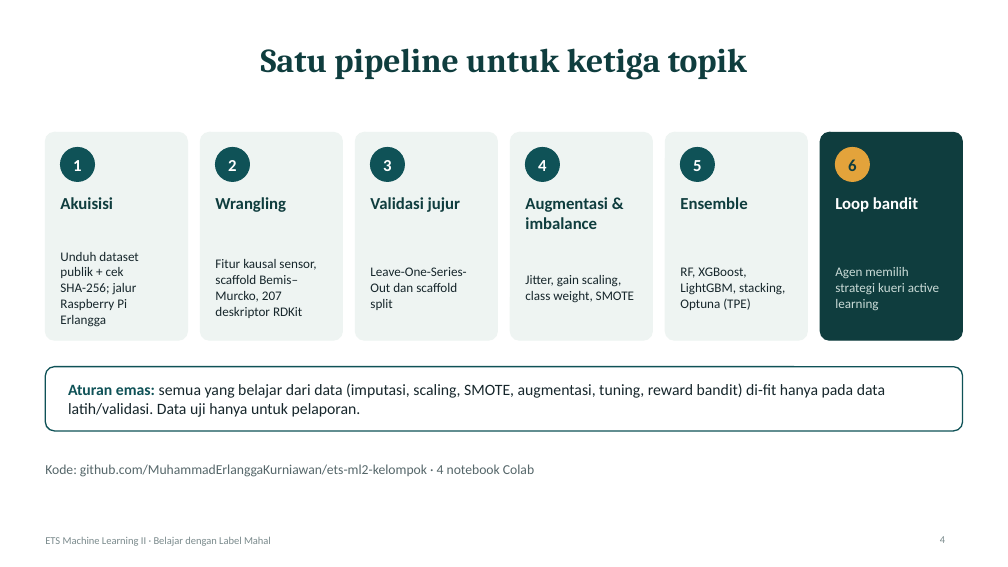
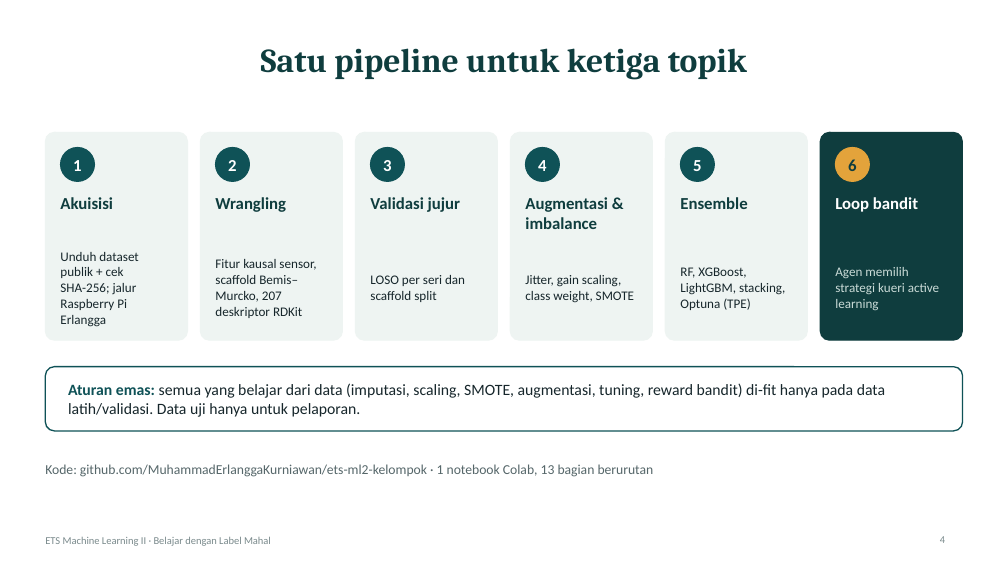
Before and after one commit to MuhammadErlanggaKurniawan/ets-ml2-kelompok, a slide deck: slide 4 of deck/ETS_ML2_Belajar_dengan_Label_Mahal.pptx. Drawn at 1008x567 pixels with LibreOffice and Linux fonts; fonts in the diff are those of the drawing. Boxes give left, top, right and bottom in pixels: in the first picture for what was removed or moved away, otherwise in the second. Text is boxed around its words. In the diff, an @@ line names an element or a change of style, - is before the commit and + after.

Commit message:
fix(deck): image charts for Google Slides and text fixes from visual QA

```diff
--- a/deck/ETS_ML2_Belajar_dengan_Label_Mahal.pptx
+++ b/deck/ETS_ML2_Belajar_dengan_Label_Mahal.pptx
@@ text at <box>370,275,465,302</box>: text changed @@
-Leave-One-Series-Out dan scaffold split
+LOSO per seri dan scaffold split
@@ text at <box>45,464,654,477</box>: text changed @@
-Kode: github.com/MuhammadErlanggaKurniawan/ets-ml2-kelompok · 4 notebook Colab
+Kode: github.com/MuhammadErlanggaKurniawan/ets-ml2-kelompok · 1 notebook Colab, 13 bagian berurutan
```
Also in this commit, not shown: 11 other slides changed, 11 other files.
